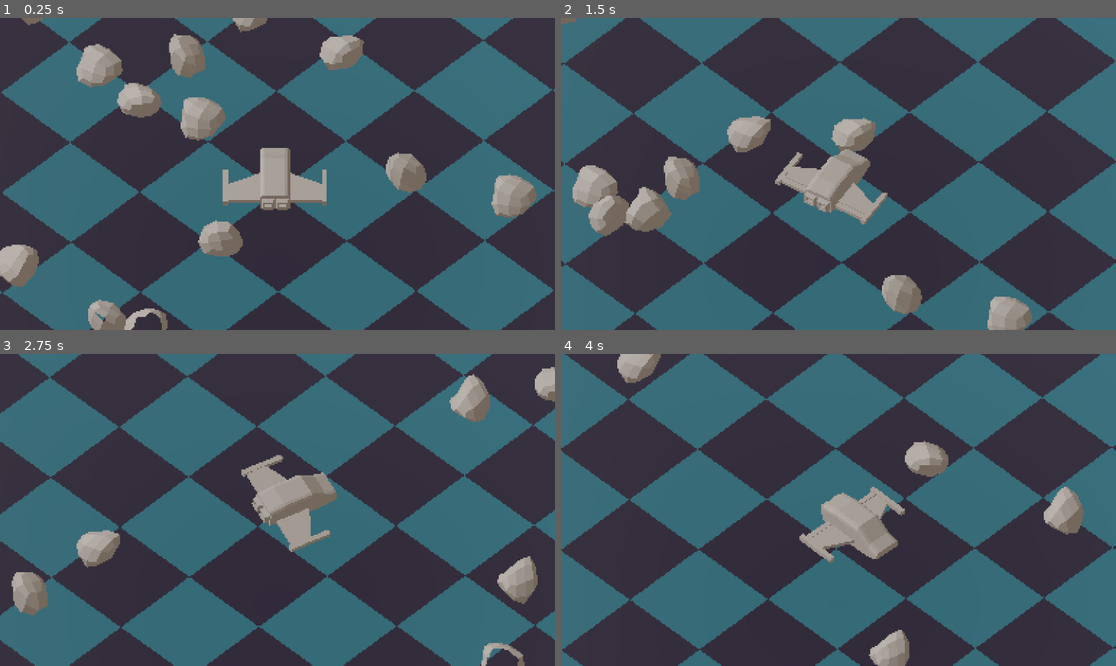
Above: before the commit, frames 1-4 (two rows, left to right).
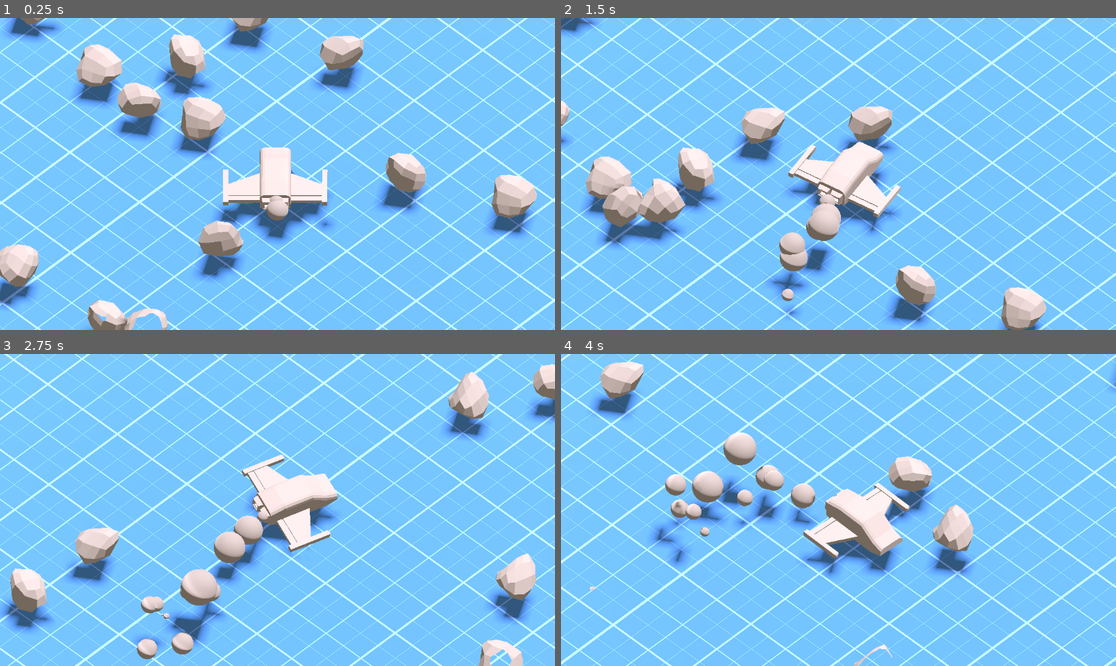
Above: after the commit, the same moments.

Repository: RandomLegoBrick/SpaceFighterReborn
Game: Godot game, scene res://scenes/world.tscn
The game is run twice, just before and just after one commit, with the same random seed, the same clock (stepped at 60 frames per second) and the same inputs.
Inputs:
- Up to frame 1 (0.25 s): no input
- Up to frame 2 (1.5 s): hold D (RIGHT) 0.53-1.28 s; hold W (THROTTLE) 0.53-1.28 s; hold A (LEFT) from 1.28 s (still down); tap W (THROTTLE) at 1.35 s
- Up to frame 3 (2.75 s): release A (LEFT) at 2.03 s; hold D (RIGHT) from 2.03 s (still down); hold W (THROTTLE) from 2.03 s (still down)
- Up to frame 4 (4 s): release W (THROTTLE) at 2.78 s; tap W (THROTTLE) at 2.85 s; release D (RIGHT) at 3.53 s; hold A (LEFT) from 3.53 s (still down); hold W (THROTTLE) from 3.53 s (still down)

The runs differ from the first frame. In frame 1, 97% of the frame differs, in the area x 0-100%, y 0-100%; in frame 2, 99%; in frame 3, 98%; in frame 4, 100%.

Commit message:
fancy particles

Diff:
--- a/scenes/asteroid.gd
+++ b/scenes/asteroid.gd
@@ -7,5 +7,5 @@
 	apply_force(direction * 10)
 
 
-func _physics_process(delta: float) -> void:
+func _physics_process(_delta: float) -> void:
 	position.y = 0
--- a/scenes/world.tscn
+++ b/scenes/world.tscn
@@ -1,14 +1,14 @@
-[gd_scene load_steps=11 format=3 uid="uid://bystjc7yxsm62"]
+[gd_scene load_steps=16 format=3 uid="uid://bystjc7yxsm62"]
 
 [ext_resource type="Script" uid="uid://been2ajjt8vxt" path="res://scripts/world.gd" id="1_ic10e"]
+[ext_resource type="Texture2D" uid="uid://b134l4m7nrr6x" path="res://assets/textures/blueprint.png" id="2_71j4m"]
 [ext_resource type="PackedScene" uid="uid://juc6rrb3kp0u" path="res://scenes/player.tscn" id="2_xttfg"]
 [ext_resource type="Script" uid="uid://bgh5njbd6wfjn" path="res://scripts/camera_arm.gd" id="3_bxfru"]
-[ext_resource type="Texture2D" uid="uid://clwf8e08gq8ru" path="res://assets/textures/floor.png" id="4_k0juu"]
 [ext_resource type="Shader" uid="uid://btwen1p482rep" path="res://shaders/edge_detection.gdshader" id="5_71j4m"]
 
-[sub_resource type="StandardMaterial3D" id="StandardMaterial3D_71j4m"]
-albedo_texture = ExtResource("4_k0juu")
-uv1_scale = Vector3(10, 10, 10)
+[sub_resource type="StandardMaterial3D" id="StandardMaterial3D_qfnet"]
+albedo_texture = ExtResource("2_71j4m")
+uv1_scale = Vector3(20, 20, 20)
 texture_filter = 0
 
 [sub_resource type="PlaneMesh" id="PlaneMesh_qfnet"]
@@ -23,6 +23,35 @@
 ssao_enabled = true
 ssao_intensity = 1.0
 volumetric_fog_density = 0.0197
+
+[sub_resource type="Curve" id="Curve_71j4m"]
+_data = [Vector2(0, 0), 0.0, 10.4977, 0, 0, Vector2(0.239168, 0.99586), 0.159257, 0.159257, 0, 0, Vector2(0.994801, 0.109873), -1.8633, 0.0, 0, 0]
+point_count = 3
+
+[sub_resource type="CurveTexture" id="CurveTexture_qfnet"]
+curve = SubResource("Curve_71j4m")
+
+[sub_resource type="ParticleProcessMaterial" id="ParticleProcessMaterial_71j4m"]
+angle_min = -115.9
+angle_max = 223.4
+inherit_velocity_ratio = 0.41
+direction = Vector3(-1, 0, 0)
+initial_velocity_max = 8.13
+gravity = Vector3(0, 0, 0)
+scale_max = 2.5
+scale_curve = SubResource("CurveTexture_qfnet")
+color = Color(0.262932, 0.262932, 0.262932, 1)
+hue_variation_min = -2.23517e-08
+hue_variation_max = -2.23517e-08
+turbulence_noise_speed_random = 0.69
+turbulence_influence_min = 0.366
+turbulence_influence_max = 0.506
+
+[sub_resource type="StandardMaterial3D" id="StandardMaterial3D_i7141"]
+albedo_color = Color(0.517184, 0.517184, 0.517184, 1)
+
+[sub_resource type="SphereMesh" id="SphereMesh_qfnet"]
+material = SubResource("StandardMaterial3D_i7141")
 
 [sub_resource type="QuadMesh" id="QuadMesh_qfnet"]
 flip_faces = true
@@ -41,23 +70,22 @@
 script = ExtResource("1_ic10e")
 
 [node name="SubViewportContainer" type="SubViewportContainer" parent="."]
-texture_filter = 1
+texture_filter = 3
 anchors_preset = 15
 anchor_right = 1.0
 anchor_bottom = 1.0
 grow_horizontal = 2
 grow_vertical = 2
 stretch = true
-stretch_shrink = 3
 
 [node name="SubViewport" type="SubViewport" parent="SubViewportContainer"]
 handle_input_locally = false
-size = Vector2i(384, 216)
+size = Vector2i(1152, 648)
 render_target_update_mode = 4
 
 [node name="MeshInstance3D" type="MeshInstance3D" parent="SubViewportContainer/SubViewport"]
-transform = Transform3D(0.711646, 0, -0.702538, 0, 1, 0, 0.702538, 0, 0.711646, 0, -1.44993, 0)
-material_override = SubResource("StandardMaterial3D_71j4m")
+transform = Transform3D(0.711646, 0, -0.702538, 0, 1, 0, 0.702538, 0, 0.711646, 0, -2.38535, 0)
+material_override = SubResource("StandardMaterial3D_qfnet")
 mesh = SubResource("PlaneMesh_qfnet")
 skeleton = NodePath("../../..")
 
@@ -65,9 +93,20 @@
 environment = SubResource("Environment_u7elb")
 
 [node name="DirectionalLight3D" type="DirectionalLight3D" parent="SubViewportContainer/SubViewport/WorldEnvironment"]
-transform = Transform3D(-0.935893, -0.351693, 0.0203841, -0.229421, 0.652381, 0.722333, -0.267338, 0.67135, -0.691245, 7.66992, 2.84085, 0)
+transform = Transform3D(-0.954261, -0.237257, 0.18192, 0.24021, -0.246151, 0.938994, -0.178003, 0.939744, 0.291884, 7.66992, 2.84085, -4.277)
+light_color = Color(0.883316, 0.831216, 0.902823, 1)
+light_energy = 1.3
+shadow_enabled = true
 
 [node name="Player" parent="SubViewportContainer/SubViewport" instance=ExtResource("2_xttfg")]
+transform = Transform3D(0.999993, 0.000869489, -0.00374263, -0.000879681, 0.999996, -0.00272659, 0.00374025, 0.00272985, 0.999989, 0, 0, 0)
+
+[node name="GPUParticles3D" type="GPUParticles3D" parent="SubViewportContainer/SubViewport/Player"]
+transform = Transform3D(1, -1.81899e-11, 4.65661e-10, -1.27329e-11, 1, 0, 0, 4.65661e-10, 1, -1.69958, -0.00147775, 0.00636096)
+amount = 12
+randomness = 0.5
+process_material = SubResource("ParticleProcessMaterial_71j4m")
+draw_pass_1 = SubResource("SphereMesh_qfnet")
 
 [node name="CameraArm" type="Node3D" parent="SubViewportContainer/SubViewport"]
 script = ExtResource("3_bxfru")
--- a/scripts/camera_arm.gd
+++ b/scripts/camera_arm.gd
@@ -1,7 +1,7 @@
 extends Node3D
 
 var shake: float = 0;
-var decay: float = 20;
+var decay: float = 10;
 
 func _physics_process(delta: float) -> void:
 
--- a/scripts/player.gd
+++ b/scripts/player.gd
@@ -38,5 +38,5 @@
 		var c = get_slide_collision(i)
 		if c.get_collider() is RigidBody3D:
 			c.get_collider().apply_central_impulse(-c.get_normal() * push_force)
-			$"../CameraArm".shake = 3;
+			$"../CameraArm".shake = 1;
 			print(true);
--- a/scripts/world.gd
+++ b/scripts/world.gd
@@ -7,7 +7,7 @@
 
 	# smooths everything out, can also enable physics interpolation later for uncapped fps but this was simpler for the moment
 	DisplayServer.window_set_vsync_mode(DisplayServer.VSYNC_ENABLED)
-	Engine.set_physics_ticks_per_second(DisplayServer.screen_get_refresh_rate())
+	Engine.set_physics_ticks_per_second(int(DisplayServer.screen_get_refresh_rate()))
 
 
 	# create some asteroids
--- a/shaders/edge_detection.gdshader
+++ b/shaders/edge_detection.gdshader
@@ -9,10 +9,10 @@
 uniform sampler2D NORMAL_TEXTURE : hint_normal_roughness_texture, filter_nearest;
 
 uniform float lightIntensity = 1.25;
-uniform float lineAlpha = 0.7;
+uniform float lineAlpha = 0.8;
 uniform bool useLighting = true;
-uniform float lineHighlight = 0.2;
-uniform float lineShadow = 0.55;
+uniform float lineHighlight = 0.8;
+uniform float lineShadow = 0.8;
 
 varying vec2 screenUV;
 varying float lineMask;
Binary file added: assets/textures/blueprint.png
